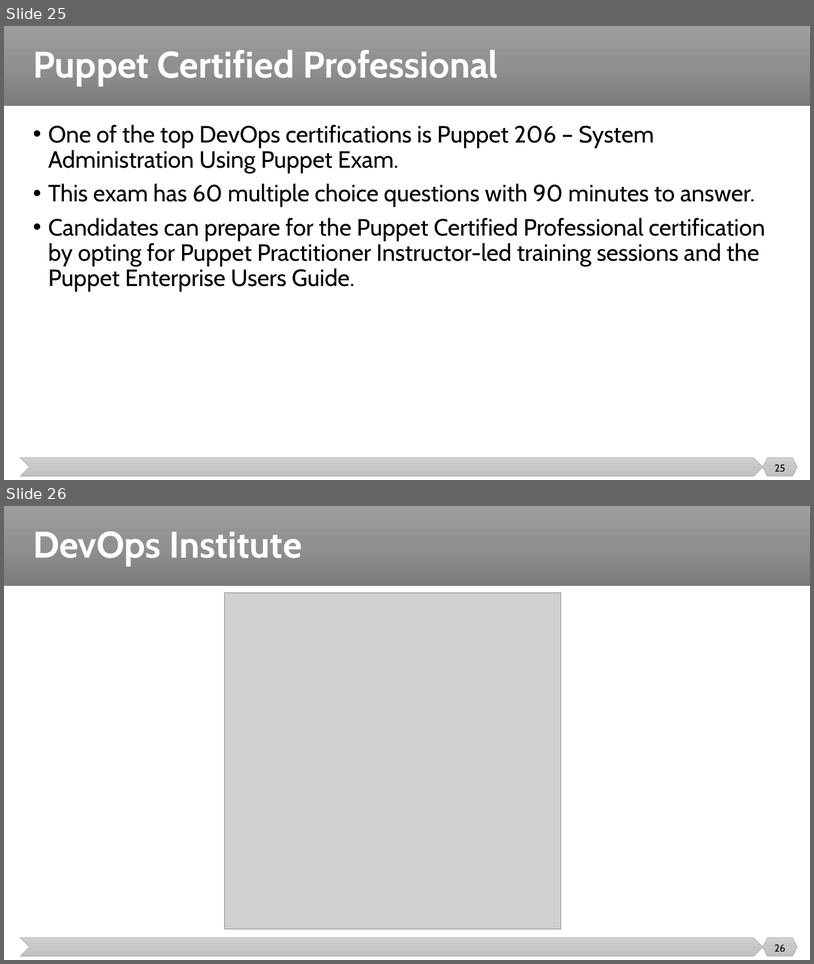
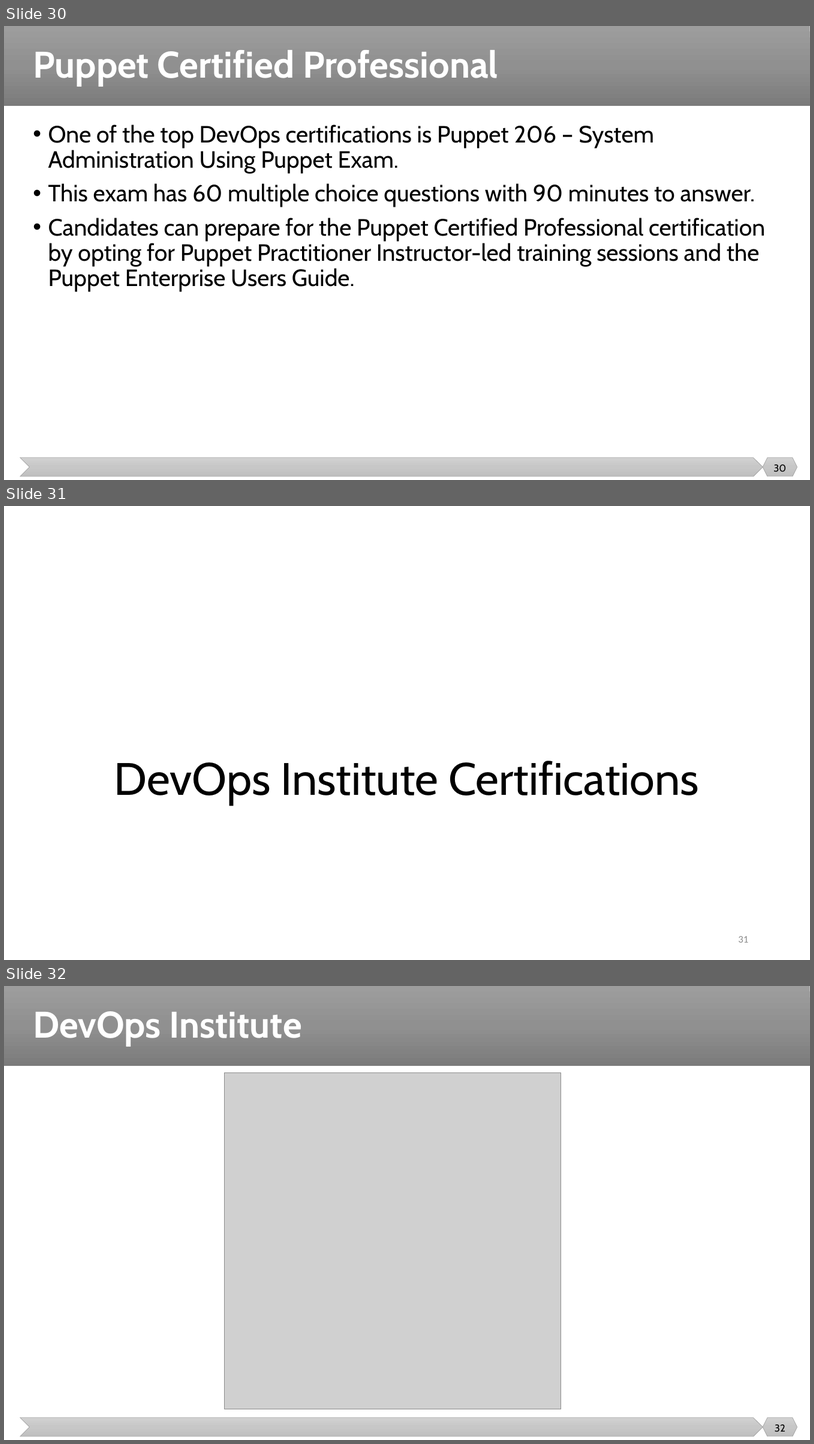
Before and after one commit to malenezi/malenezi, a slide deck: SE489/Lectures/8-DevOps Metrics/DevOps Certifications Guide.pptx. Shown one above the other, each under a label of ours: slides 25 and 26 before the commit, slides 30, 31 and 32 after it. The pictures are 814x964 and 814x1444 pixels, drawn with LibreOffice and Linux fonts; fonts in the diff are those of the drawing; grey boxes stand for pictures. Boxes give left, top, right and bottom in pixels: in the first picture for what was removed or moved away, otherwise in the second. Text is boxed around its words. In the diff, an @@ line names an element or a change of style, - is before the commit and + after.

```diff
--- a/SE489/Lectures/8-DevOps Metrics/DevOps Certifications Guide.pptx
+++ b/SE489/Lectures/8-DevOps Metrics/DevOps Certifications Guide.pptx
@@ slide 31 added at bbox=[4, 506, 810, 960], background #FFFFFF @@
@@ title added at bbox=[114, 760, 699, 805], 54 pt, text #000000 @@
+DevOps Institute Certifications
@@ page number added at bbox=[738, 936, 749, 942], 12 pt, text #8C8C8C @@
+31
@@ what was slide 25 is now slide 30 @@
@@ page number at bbox=[774, 464, 786, 471]: text changed @@
-25
+30
@@ what was slide 26 is now slide 32 @@
@@ page number at bbox=[775, 1424, 786, 1431]: text changed @@
-26
+32
```
Also in this commit, not shown: 5 other slides added, 2 other files.
